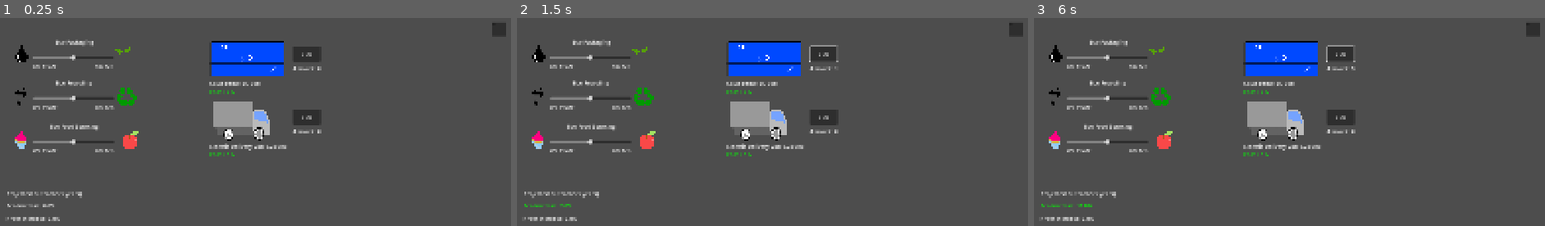
Above: before the commit, frames 1-3 (left to right).
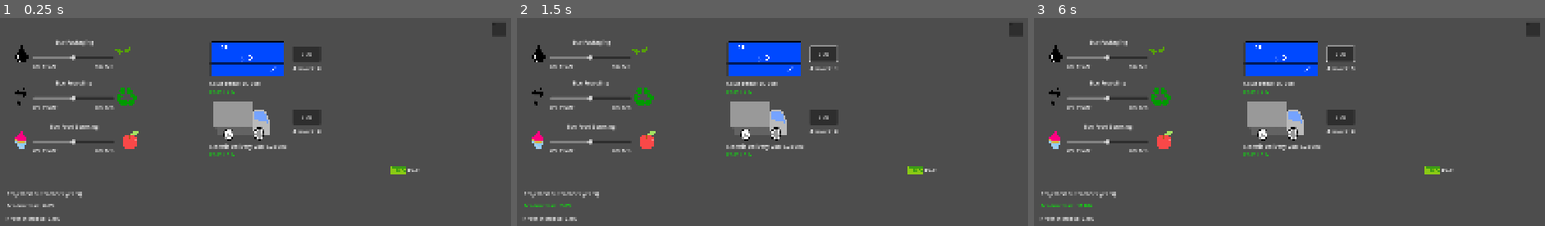
Above: after the commit, the same moments.

Repository: theresaaung/HACKATHON
Game: Godot game, scene res://scenes/main.tscn
The game is run twice, just before and just after one commit, with the same random seed, the same clock (stepped at 60 frames per second) and the same inputs.
Inputs (mouse positions are in pixels of both pictures, inside the frame that each line leads up to):
- Up to frame 1 (0.25 s): no input
- Up to frame 2 (1.5 s): click "BUY" at 0.5 s; click (1012, 24) at 1.27 s
- Up to frame 3 (6 s): click "BUY" at 2 s; click (1529, 24) at 2.77 s; click "BUY" at 3.5 s; click (1529, 24) at 4.27 s; tap Enter at 5 s; tap Space at 5.75 s

The runs differ from the first frame. In frame 1, 0.1% of the frame differs, in the area x 76-83%, y 71-76%; in frame 2, 0.1%; in frame 3, 0.1%.

Commit message:
Money Counter

Diff:
--- /dev/null
+++ b/company-net-zero-sim/scenes/MoneyCounter.tscn
@@ -0,0 +1,17 @@
+[gd_scene load_steps=3 format=3 uid="uid://3g25oktnj01b"]
+
+[ext_resource type="Script" uid="uid://84j6n8dq65bc" path="res://scenes/money_counter.gd" id="1_elger"]
+[ext_resource type="Texture2D" uid="uid://cd8bo42syu1fv" path="res://icons/Dollar Icon.svg" id="2_1t1rj"]
+
+[node name="MoneyCounter" type="Node2D"]
+script = ExtResource("1_elger")
+
+[node name="money_cntr" type="Label" parent="."]
+offset_right = 40.0
+offset_bottom = 23.0
+text = "Money"
+
+[node name="DollarIcon" type="Sprite2D" parent="."]
+position = Vector2(-20.000002, 6.000004)
+scale = Vector2(0.15068668, 0.12884171)
+texture = ExtResource("2_1t1rj")
--- a/company-net-zero-sim/scenes/main.tscn
+++ b/company-net-zero-sim/scenes/main.tscn
@@ -8,6 +8,7 @@
 [ext_resource type="PackedScene" uid="uid://bvgwdqpyvod2k" path="res://scenes/SolarPanelOption.tscn" id="6_bjd11"]
 [ext_resource type="PackedScene" uid="uid://mjg8acdyfui8" path="res://scenes/VanOption.tscn" id="7_qmy6f"]
 [ext_resource type="PackedScene" uid="uid://cmfoo8uxdi6gs" path="res://scenes/console.tscn" id="8_jlsqs"]
+[ext_resource type="PackedScene" uid="uid://3g25oktnj01b" path="res://scenes/MoneyCounter.tscn" id="9_85g3d"]
 
 [node name="Main" type="Node2D"]
 script = ExtResource("1_nxtc6")
@@ -58,3 +59,6 @@
 
 [node name="Console" parent="." instance=ExtResource("8_jlsqs")]
 position = Vector2(1501, 268)
+
+[node name="MoneyCounter" parent="." instance=ExtResource("9_85g3d")]
+position = Vector2(1252, 687)
--- /dev/null
+++ b/company-net-zero-sim/scenes/money_counter.gd
@@ -0,0 +1,16 @@
+extends Node2D
+@onready var money_cntr: Label = $money_cntr
+
+
+# Called when the node enters the scene tree for the first time.
+func _ready() -> void:
+	pass # Replace with function body.
+
+
+# Called every frame. 'delta' is the elapsed time since the previous frame.
+func _process(delta: float) -> void:
+
+	pass
+
+func money_contr(total_money):
+	money_cntr.text = "$" + str(total_money)
--- a/company-net-zero-sim/scripts/simulation.gd
+++ b/company-net-zero-sim/scripts/simulation.gd
@@ -13,6 +13,7 @@
 # Projected outcome label
 @onready var projected_outcome_label: Control = $ProjectedOutcomeLabel
 
+@onready var money_counter: Node2D = $MoneyCounter
 
 # percent variables
 var total_eco_percent: float
@@ -40,3 +41,4 @@
 func _process(delta: float) -> void:
 	calculate_total_percents()
 	projected_outcome_label.update_label(total_eco_percent, total_profit_percent)
+	money_counter.money_contr(total_money)
Not shown: 1 places in company-net-zero-sim/scenes/main.tscn that only renumber resources
Not shown, added: company-net-zero-sim/scenes/money_counter.gd.uid
